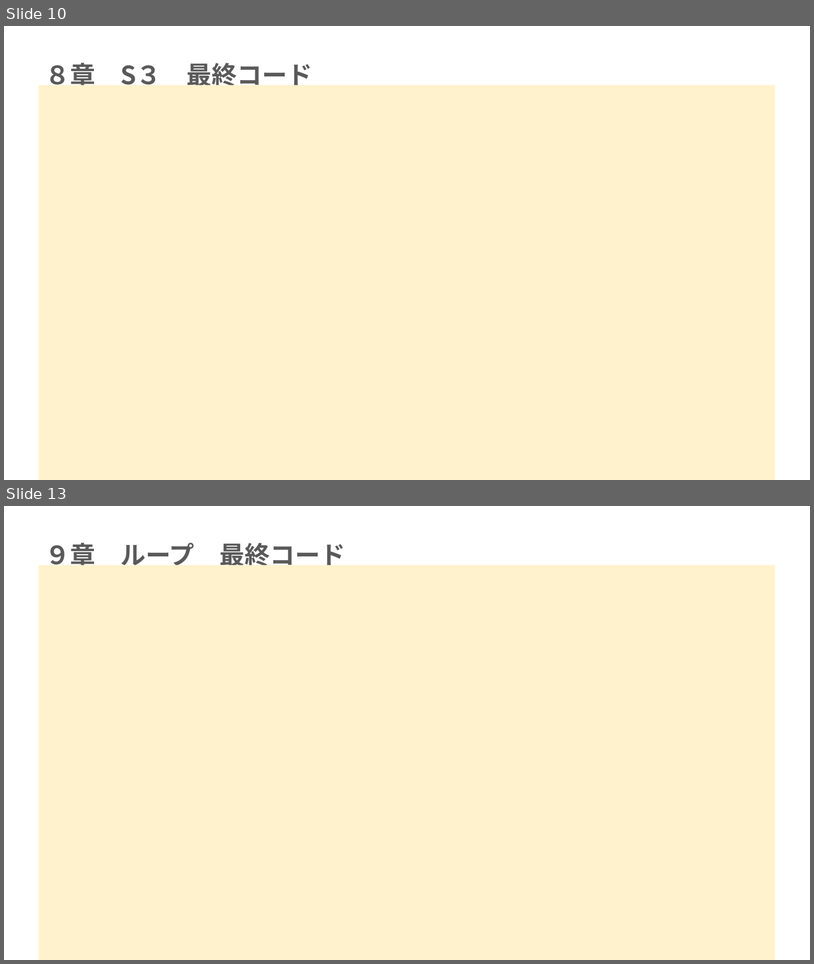
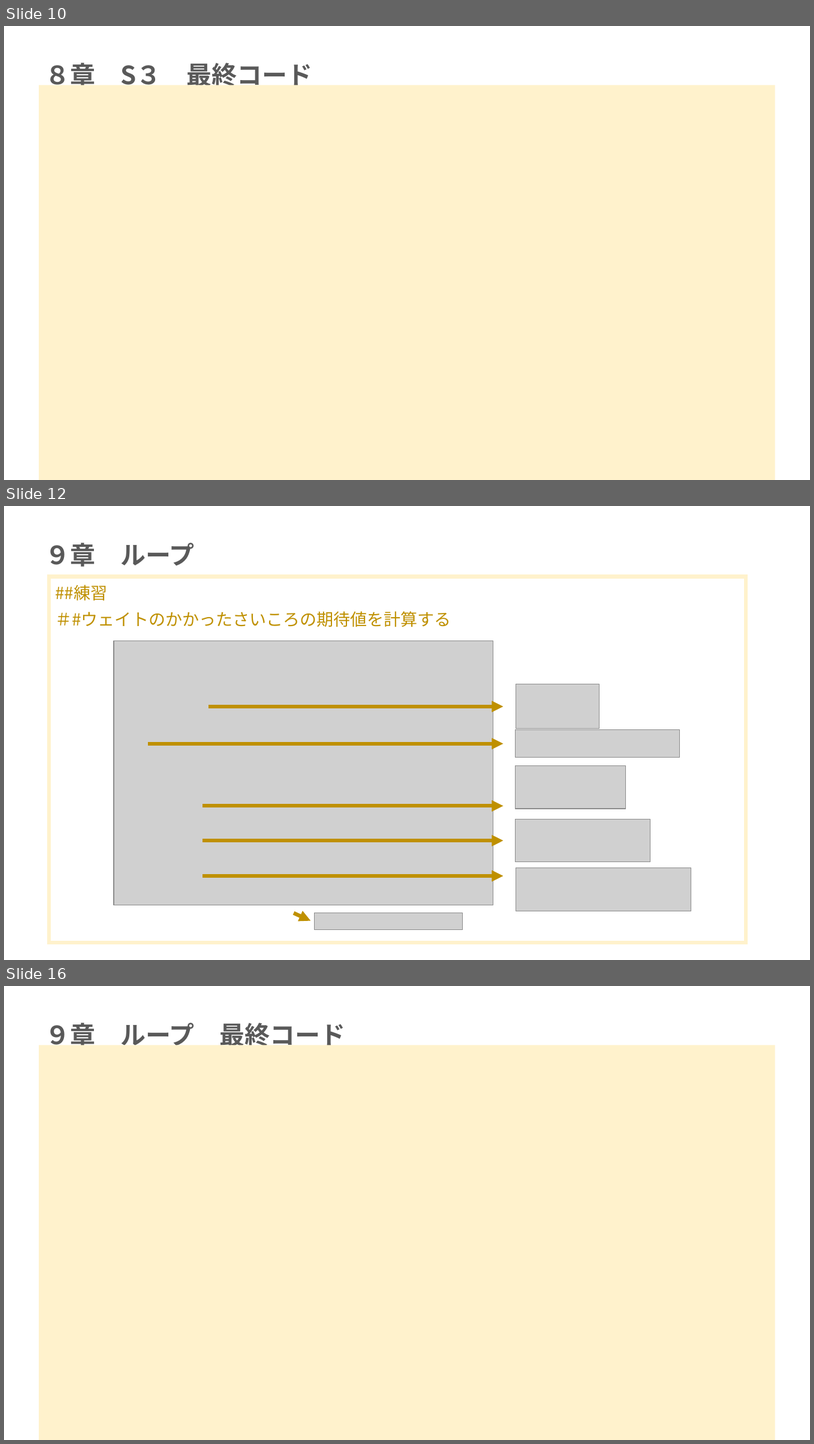
Before and after one commit to mei-517/r-practice-part3, a slide deck: 永井芽衣_Rpart3.pptx. Shown one above the other, each under a label of ours: slides 10 and 13 before the commit, slides 10, 12 and 16 after it; the slides between them are not shown. The pictures are 814x964 and 814x1444 pixels, drawn with LibreOffice and Linux fonts; fonts in the diff are those of the drawing; grey boxes stand for pictures. Boxes give left, top, right and bottom in pixels: in the first picture for what was removed or moved away, otherwise in the second. Text is boxed around its words. In the diff, an @@ line names an element or a change of style, - is before the commit and + after.

```diff
--- a/永井芽衣_Rpart3.pptx
+++ b/永井芽衣_Rpart3.pptx
@@ slide 12 added at (x1=4, y1=506, x2=810, y2=960), background #FFFFFF @@
@@ title added at (x1=45, y1=543, x2=194, y2=567), 30 pt, text #595959, bold @@
+９章 ループ
@@ rectangle added at (x1=50, y1=577, x2=747, y2=943), fill #FFFFFF, outline #FFF2CC 4.5 pt @@
@@ subtitle added at (x1=55, y1=585, x2=452, y2=627), 20 pt, text #BF9000 @@
+##練習
+＃#ウェイトのかかったさいころの期待値を計算する
@@ picture added at (x1=114, y1=641, x2=494, y2=905) @@
@@ picture added at (x1=516, y1=684, x2=600, y2=729) @@
@@ arrow added from (209, 706) to (504, 706), #BF9000 4.5 pt @@
@@ picture added at (x1=516, y1=730, x2=680, y2=757) @@
@@ arrow added from (148, 744) to (504, 744), #BF9000 4.5 pt @@
@@ picture added at (x1=516, y1=766, x2=626, y2=808) @@
@@ arrow added from (203, 805) to (504, 805), #BF9000 4.5 pt @@
@@ picture added at (x1=516, y1=819, x2=651, y2=862) @@
@@ arrow added from (203, 841) to (504, 841), #BF9000 4.5 pt @@
@@ arrow added from (203, 876) to (504, 876), #BF9000 4.5 pt @@
@@ picture added at (x1=516, y1=867, x2=691, y2=911) @@
@@ arrow added from (294, 913) to (311, 921), #BF9000 4.5 pt @@
@@ picture added at (x1=315, y1=913, x2=463, y2=930) @@
@@ what was slide 13 is now slide 16 @@
```
Also in this commit, not shown: 4 slides changed, 3 other slides added, 1 slide removed, 1 other file.
